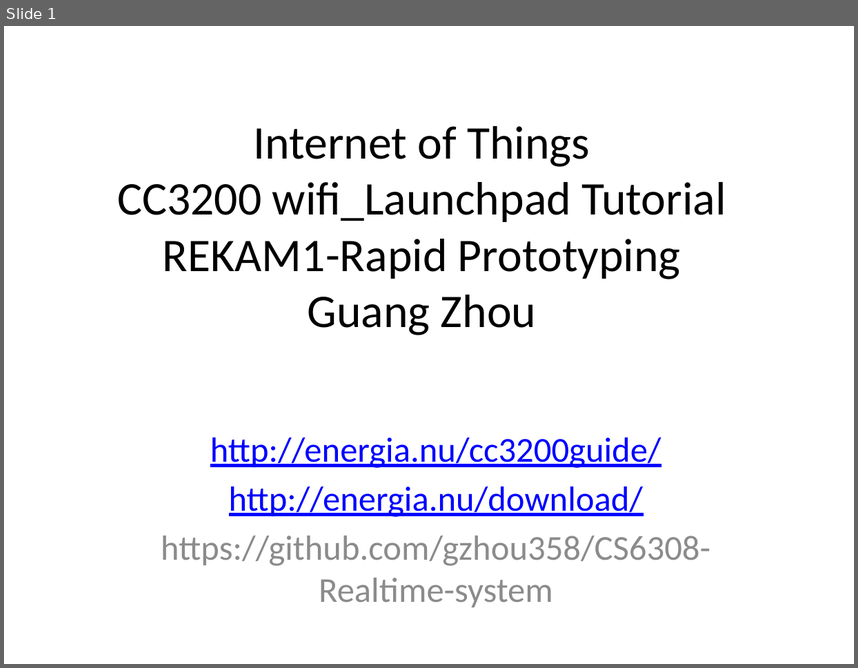
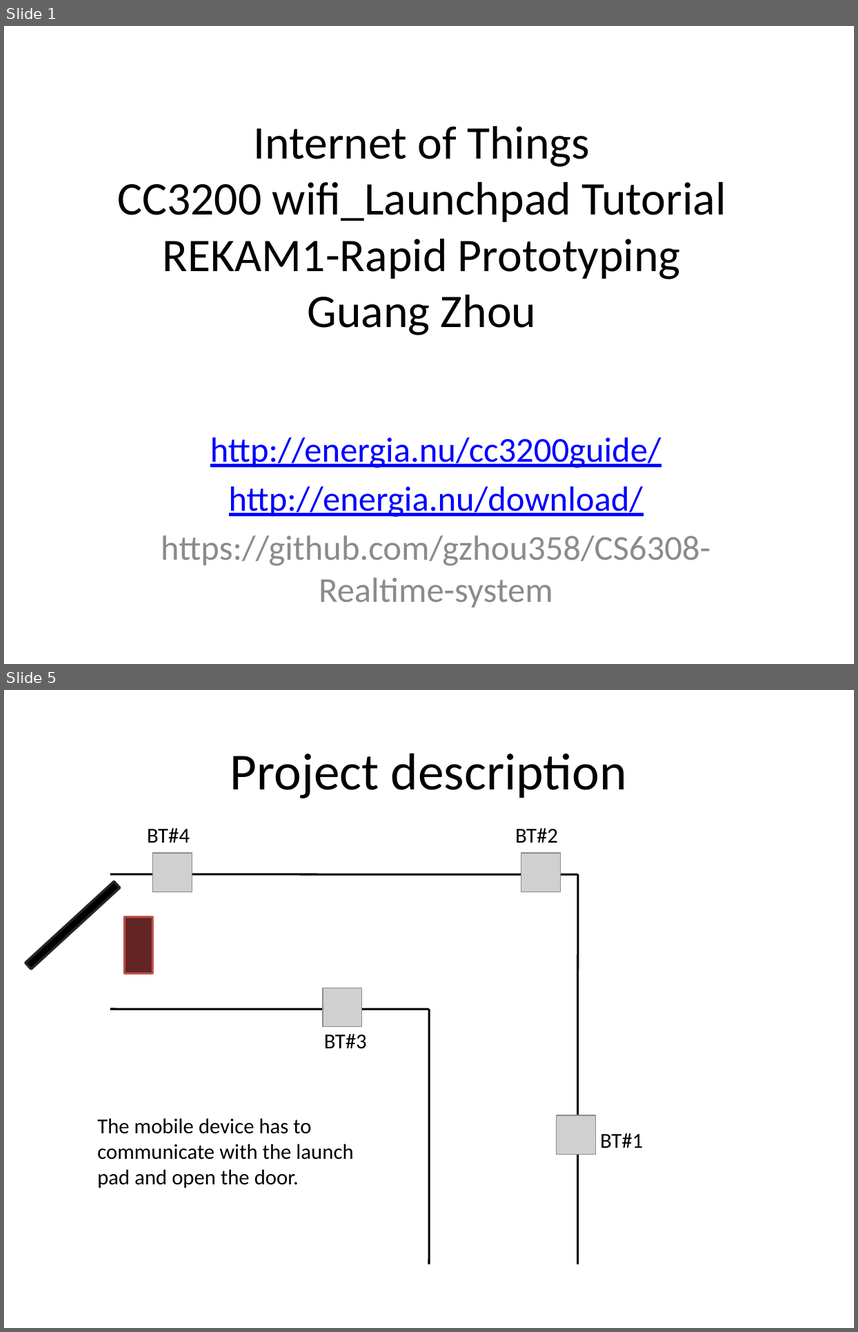
Before and after one commit to gzhou358/CS6308-Realtime-system, a slide deck: CC3200LaunchPad_Tutorial.pptx. Shown one above the other, each under a label of ours: slide 1 before the commit, slides 1 and 5 after it; the slides between them are not shown. The pictures are 858x668 and 858x1332 pixels, drawn with LibreOffice and Linux fonts; fonts in the diff are those of the drawing; grey boxes stand for pictures. Boxes give left, top, right and bottom in pixels: in the first picture for what was removed or moved away, otherwise in the second. Text is boxed around its words. In the diff, an @@ line names an element or a change of style, - is before the commit and + after.

```diff
--- a/CC3200LaunchPad_Tutorial.pptx
+++ b/CC3200LaunchPad_Tutorial.pptx
@@ slide 5 added at (x1=4, y1=690, x2=854, y2=1328), background #FFFFFF @@
@@ title added at (x1=230, y1=753, x2=627, y2=798), 44 pt, text #000000 @@
+Project description
@@ text added at (x1=147, y1=828, x2=190, y2=842), 18 pt, text #000000 @@
+BT#4
@@ text added at (x1=515, y1=828, x2=558, y2=842), 18 pt, text #000000 @@
+BT#2
@@ picture added at (x1=153, y1=854, x2=192, y2=892) @@
@@ picture added at (x1=521, y1=854, x2=560, y2=892) @@
@@ line added from (110, 874) to (578, 874), #000000 1.75 pt @@
@@ line added from (578, 874) to (578, 1264), #000000 1.75 pt @@
@@ rectangle added at (x1=25, y1=882, x2=120, y2=969), fill #000000, outline #262626 2 pt @@
@@ rectangle added at (x1=125, y1=917, x2=153, y2=974), fill #632523, outline #C0504D 2 pt @@
@@ picture added at (x1=323, y1=987, x2=362, y2=1027) @@
@@ line added from (110, 1009) to (429, 1009), #000000 1.75 pt @@
@@ line added from (429, 1009) to (429, 1264), #000000 1.75 pt @@
@@ text added at (x1=324, y1=1034, x2=367, y2=1049), 18 pt, text #000000 @@
+BT#3
@@ text added at (x1=97, y1=1118, x2=353, y2=1187), 18 pt, text #000000 @@
+The mobile device has to
+communicate with the launch
+pad and open the door.
@@ picture added at (x1=557, y1=1115, x2=595, y2=1154) @@
@@ text added at (x1=600, y1=1133, x2=643, y2=1147), 18 pt, text #000000 @@
+BT#1
```
Also in this commit, not shown: 6 other slides added, 1 other file.
